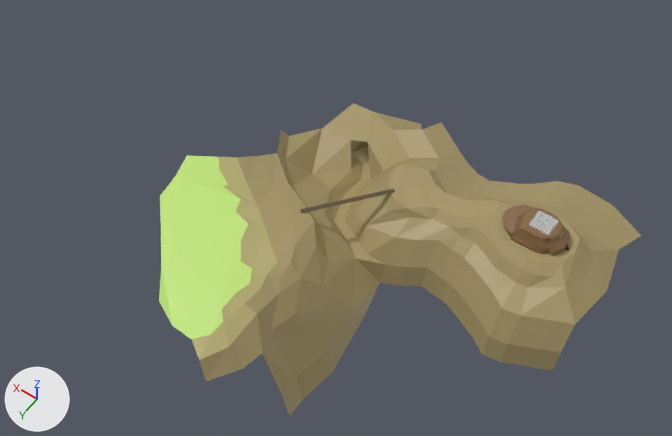
Two versions of the Blender file 3d blender/game map save 1.blend, one commit apart.
The view is the same before and after, from a 50 mm lens placed at (-845.0, 2910.0, 3785.0), pointed at (908.0, 456.0, -72.0). Lighting does not change. The marker at lower left points along +X, +Y and +Z.
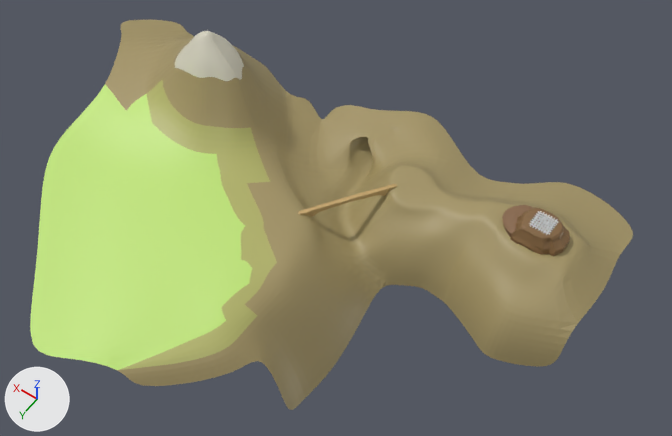
Commit message: map work

Location of each change, [x1, y1, x2, y2] in pixels of the pictures (672 x 436 px):
'Plane.014', reshaped, modifiers changed (25% wider, 25% taller)
    before: [159, 103, 641, 416]
    after: [30, 20, 633, 410]
'Cube.028', added (brown)
    after: [298, 184, 398, 217]
'Cube.027', deleted
    before: [300, 189, 395, 213]
part 1 of me_plane_014, built on
    before: [175, 112, 619, 324]
    after: [30, 20, 621, 386]

The change, as a list of edits to the scene's bpy script:
```text
Add mat_material_005:
    mat_material_005 = principled_material('Material.005')
    mat_material_005.base_color = (0.686, 0.66, 0.536)  # light grey #d8d4c1
Add mat_material_007:
    mat_material_007 = principled_material('Material.007')
    mat_material_007.base_color = (0.538, 0.369, 0.148)  # brown #c2a46b
Change me_plane_014:
    used by ob_plane_014; location = (197.0, 0.0, 20.0); scale = (35.3, 35.3, 35.3)
    remove me_plane_014.from_pydata(...)  # 279 vertices, 252 faces; spans x -18.1..45.0, y -17.3..43.8, z -17.8..0.0
    add me_plane_014.from_pydata(...)  # 428 vertices, 396 faces; spans x -18.1..76.0, y -17.3..56.2, z -17.8..12.6
    me_plane_014 part 1
    20 vertices are removed from x -0.7..45.0, y -16.7..17.6, z -9.6..0.0
    50 faces are deleted
    9 vertices in x -13.4..5.7, y 4.3..7.4, z -3.3..-1.4 move by (0.0, 0.6, 0.0)
    7 vertices in x -13.8..6.5, y -7.0..-1.8, z -3.9..-2.1 move by (0.0, -0.9, 0.0)
    18 vertices move from x -11.2..32.9, y -4.9..25.2, z -3.4..0.0 to x -10.5..34.3, y -5.7..25.2, z -3.4..0.0
    169 vertices are added at x -1.1..76.0, y -16.7..56.2, z -12.0..12.6
    128 new faces join them, mat_sand (yellow #a59567)
    8 new faces join them, mat_sand2 (yellow #b3b46a)
    20 new faces join them, mat_grass (green #c2e77a)
    38 new faces join them, mat_material_005 (light grey #d8d4c1)
    add me_plane_014.materials.append(mat_material_005)  # light grey #d8d4c1
Add me_cube_030:
    me_cube_030.from_pydata(...)  # 33 vertices, 28 faces; spans x 0.0..12.0, y -283.0..0.0, z -80.0..3.0
    me_cube_030.materials.append(mat_material_007)  # brown #c2a46b
Change ob_plane_014:
    add _m = ob_plane_014.modifiers.new('Subdivision', 'SUBSURF')
    add _m.levels = 0
    add _m.render_levels = 3
Remove ob_cube_027:
    ob_cube_027 = bpy.data.objects.new('Cube.027', me_cube_027)
    ob_cube_027.location = (923.0, 328.0, -59.0)
    ob_cube_027.rotation_euler = (-0.00869, -0.00684, 0.904)  # degrees (-0.5, -0.4, 52)
Add ob_cube_028:
    ob_cube_028 = bpy.data.objects.new('Cube.028', me_cube_030)
    ob_cube_028.location = (922.0, 324.0, -52.0)
    ob_cube_028.rotation_euler = (0.0, 0.0, -0.598)  # degrees (0, 0, -34)
    _m = ob_cube_028.modifiers.new('Mirror', 'MIRROR')
    _m.use_axis = (True, True, False)
    _m.use_clip = True
```
